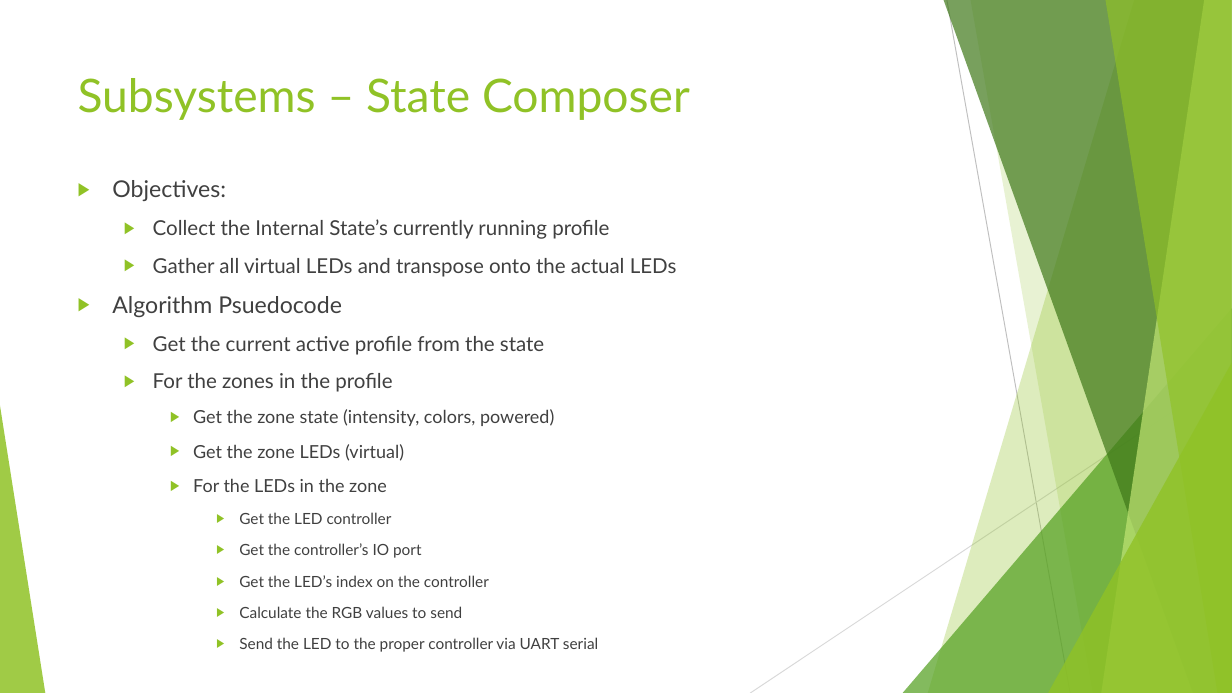
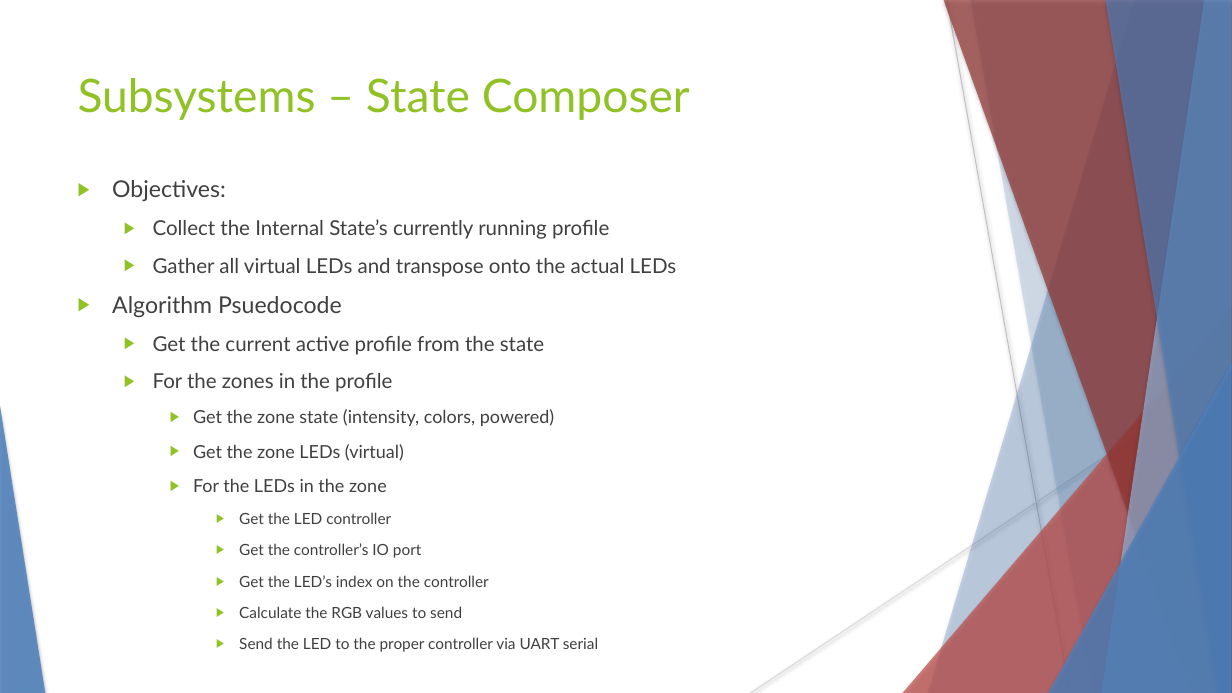
Before and after one commit to HodginAustin/Winter-Is-Coming, a slide deck: slide 7 of Documents/PresentationWinter/Winter Presentation.pptx. Drawn at 1232x693 pixels with LibreOffice and Linux fonts; fonts in the diff are those of the drawing. Boxes give left, top, right and bottom in pixels: in the first picture for what was removed or moved away, otherwise in the second. Text is boxed around its words. In the diff, an @@ line names an element or a change of style, - is before the commit and + after.

Commit message:
add command line section to presentation

```diff
--- a/Documents/PresentationWinter/Winter Presentation.pptx
+++ b/Documents/PresentationWinter/Winter Presentation.pptx
@@ freeform shape at box(928, 0, 1232, 693): fill #90C226 at 30% opacity to #4F81BD at 30% opacity; shadow on @@
@@ freeform shape at box(944, 0, 1232, 693): fill #3F7819 at 70% opacity to #953735 at 70% opacity; shadow on @@
@@ line (947, 0) - (1070, 693): stroke #BFBFBF 0.75 pt to #BFBFBF 0.74 pt @@
@@ freeform shape at box(970, 0, 1232, 693): fill #90C226 at 20% opacity to #4F81BD at 20% opacity; shadow on; outline redrawn @@
@@ freeform shape at box(1102, 0, 1232, 693): fill #C0E474 at 70% opacity to #95B3D7 at 70% opacity; shadow on @@
@@ freeform shape at box(1105, 0, 1232, 693): fill #90C226 at 65% opacity to #4F81BD at 65% opacity; shadow on @@
@@ triangle at box(903, 308, 1232, 693): fill #54A021 at 72% opacity to #C0504D at 72% opacity; shadow on @@
@@ line (1232, 372) - (750, 693): stroke #D9D9D9 0.75 pt to #D9D9D9 0.74 pt @@
@@ triangle at box(1048, 363, 1232, 693): fill #90C226 at 80% opacity to #4F81BD at 80% opacity; shadow on @@
@@ triangle at box(0, 406, 45, 693): fill #90C226 at 85% opacity to #4F81BD at 85% opacity; shadow on @@
```
Also in this commit, not shown: 9 other slides changed.
